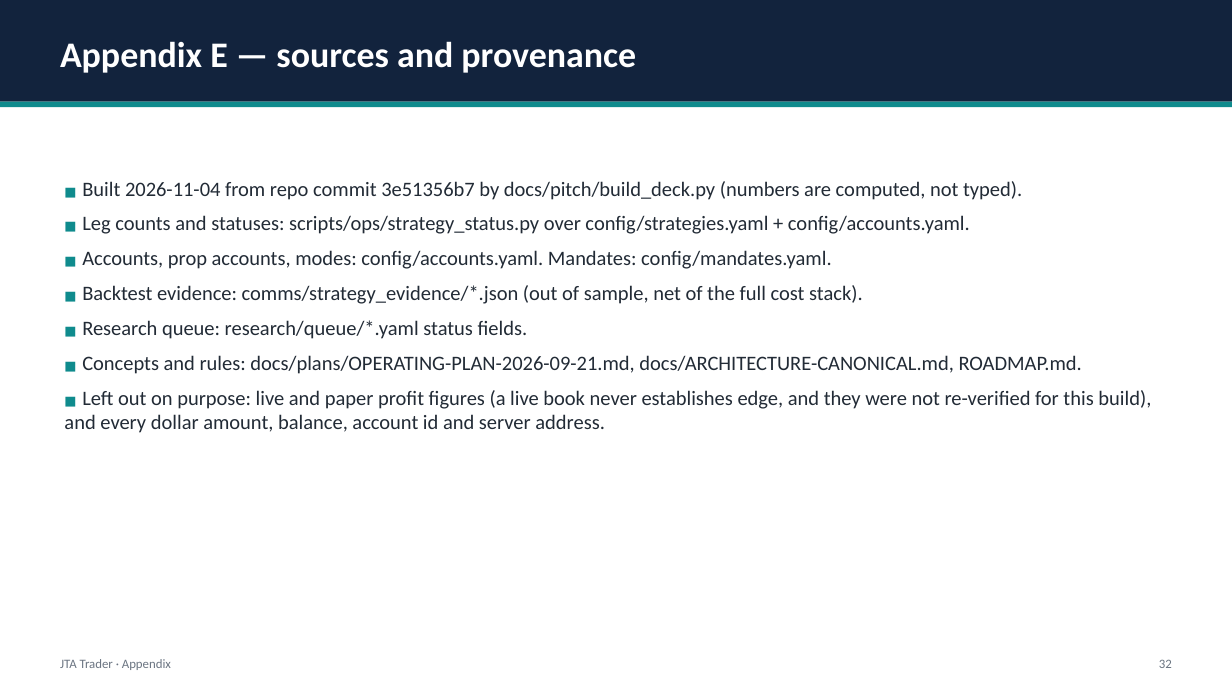
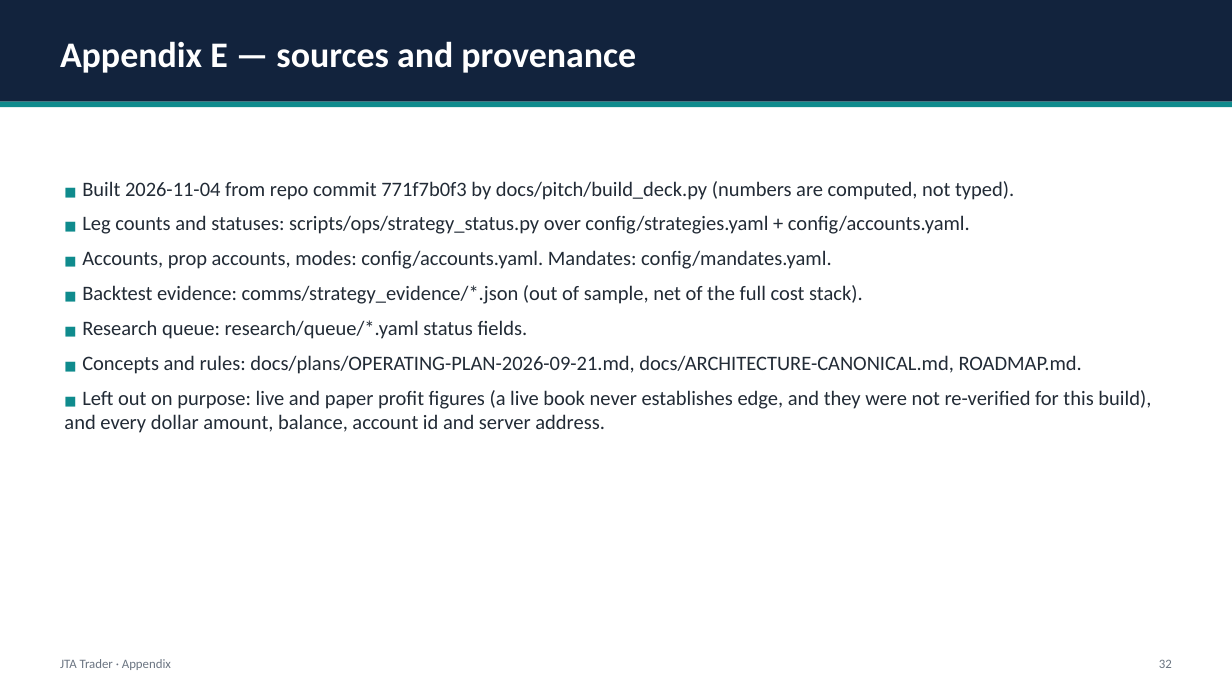
Before and after one commit to benbaichmankass/JTA-Trader, a slide deck: slide 32 of docs/pitch/jta-trader-pitch-deck.pptx. Drawn at 1232x693 pixels with LibreOffice and Linux fonts; fonts in the diff are those of the drawing. Boxes give left, top, right and bottom in pixels: in the first picture for what was removed or moved away, otherwise in the second. Text is boxed around its words. In the diff, an @@ line names an element or a change of style, - is before the commit and + after.

```diff
--- a/docs/pitch/jta-trader-pitch-deck.pptx
+++ b/docs/pitch/jta-trader-pitch-deck.pptx
@@ text at box(82, 181, 1014, 200): text changed @@
-■ Built 2026-11-04 from repo commit 3e51356b7 by docs/pitch/build_deck.py (numbers are computed, not typed).
+■ Built 2026-11-04 from repo commit 771f7b0f3 by docs/pitch/build_deck.py (numbers are computed, not typed).
```
Also in this commit, not shown: 7 other slides changed, 2 other files.
